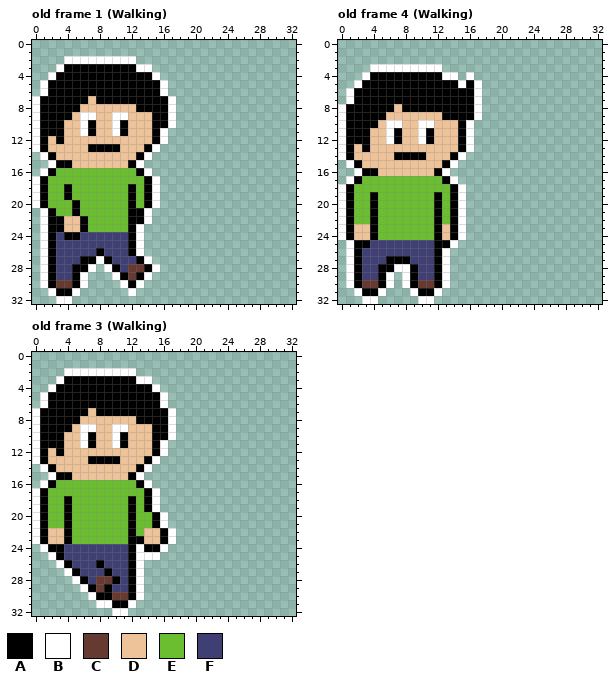
Edited in one commit: pixel-art file (ExportedAssets/Art/New Character.aseprite). The first picture shows the starting point.
33x33 pixels, 16 frames. Shown: old frame 1 (Walking), old frame 4 (Walking), old frame 3 (Walking). The commit also changed other frames, which this record leaves out.
Visible layers, top first: "Mop", "Player".
Palette (. is transparent): A #000000  B #ffffff  C #663931  D #eec39a  E #6abe30  F #3f3f74
Pixels before, old frame 1 (Walking), first column x 0:
 2 ....BBBBBBBBB.....
 3 ...BAAAAAAAAABB...
 4 ..BAAAAAAAAAAAAB..
 5 .BAAAAAAAAAAAAAAB.
 6 .BAAAAAAAAAAAAAAB.
 7 BAAAAAADAAAAAAAAAB
 8 BAAAAADDDDDDDAAAAB
 9 BAAAADBBDDBBDDDAAB
10 BAAADDBADDBADDDAAB
11 BAAADDBADDBADDDAB.
12 BADADDDDDDDDDDDAB.
13 BADDDDDAAAADDDAB..
14 .BADDDDDDDDDDAB...
15 ..BAADDDDDDDAB....
16 .BAEEEEEEEEEEAB...
17 BAEEEEEEEEEEEEAB..
18 BAEEAEEEEEEEAEAB..
19 BAEEAEEEEEEEAEAB..
20 BAEEEAEEEEEEAEAB..
21 .BAEEAEEEEEEAAB...
22 .BAADDAEEEEEAAB...
23 .BAADDAEEEEEAB....
24 .BAFAAFFFFFFAB....
25 .BAFFFFFFFFFAB....
26 .BAFFFFFAFFFAB....
27 .BAFFFAABAFFFAB...
28 .BAFFAAB.BAFCCAB..
29 .BAFFAB...BACAB...
30 .BACCAB....BAB....
31 ..BAAB......B.....
32 ...BB.............
Pixels before, old frame 4 (Walking), first column x 0:
 3 ....BBBBBBBBB.....
 4 ...BAAAAAAAAABB.B.
 5 ..BAAAAAAAAAAAABAB
 6 .BAAAAAAAAAAAAAAAB
 7 .BAAAAAAAAAAAAAAAB
 8 BAAAAAADAAAAAAAAAB
 9 BAAAAADDDDDDDAAAAB
10 BAAAADBBDDBBDDDAB.
11 BAAADDBADDBADDDAB.
12 BAAADDBADDBADDDAB.
13 BADADDDDDDDDDDDAB.
14 BADDDDDAAAADDDAB..
15 .BADDDDDDDDDDAB...
16 ..BAADDDDDDDAB....
17 .BAEEEEEEEEEEAB...
18 BAEEEEEEEEEEEEAB..
19 BAEEAEEEEEEEAEAB..
20 BAEEAEEEEEEEAEAB..
21 BAEEAEEEEEEEAEAB..
22 BAEEAEEEEEEEAEAB..
23 BADDAEEEEEEEADAB..
24 BADDAEEEEEEEADAB..
25 .BAAFFFFFFFFAAB...
26 .BAFFFFFFFFFAB....
27 .BAFFFAAAFFFAB....
28 .BAFFAABBAFFAB....
29 .BAFFAB.BAFFAB....
30 .BACCAB.BACCAB....
31 ..BAAB...BAAB.....
32 ...BB.....BB......
Pixels before, old frame 3 (Walking), first column x 0:
 2 ....BBBBBBBBB.....
 3 ...BAAAAAAAAABB...
 4 ..BAAAAAAAAAAAAB..
 5 .BAAAAAAAAAAAAAAB.
 6 .BAAAAAAAAAAAAAAB.
 7 BAAAAAADAAAAAAAAAB
 8 BAAAAADDDDDDDAAAAB
 9 BAAAADBBDDBBDDDAAB
10 BAAADDBADDBADDDAAB
11 BAAADDBADDBADDDAB.
12 BADADDDDDDDDDDDAB.
13 BADDDDDAAAADDDAB..
14 .BADDDDDDDDDDAB...
15 ..BAADDDDDDDAB....
16 .BAEEEEEEEEEEAB...
17 BAEEEEEEEEEEEEAB..
18 BAEEAEEEEEEEAEAB..
19 BAEEAEEEEEEEAEAB..
20 BAEEAEEEEEEEAEEAB.
21 BAEEAEEEEEEEAEEAB.
22 BADDAEEEEEEEAEDDAB
23 BADDAEEEEEEEAADDAB
24 .BAAFFFFFFFFABAAB.
25 ..BAFFFFFFFFABBB..
26 ...BAFFFAFFFAB....
27 ....BAFFFAFFAB....
28 .....BAFCCAFAB....
29 ......BACAFFAB....
30 .......BAACCAB....
31 ........BBAAB.....
32 ..........BB......
The result:
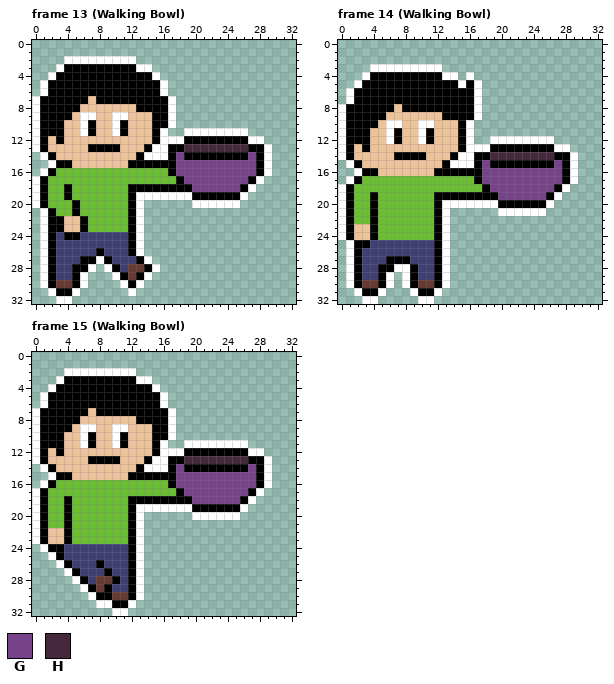
Colours new in this view: G #76428a  H #45283c
A new or re-ordered frame is compared with the old frame closest to it.
Log entry: Separate walking animations
Changes in this commit:
layer "Bowl" now shown
frames re-ordered
Changed rows in their new state; - is an unchanged pixel.
Frame 13 (Walking Bowl) against old frame 1 (Walking), layers "Bowl", "Player":
first column x 13:
11 ------BBBBBBBB---
12 ----BBAAAAAAAABB-
13 ---BAAHHHHHHHHAAB
14 --BBAGAAAAAAAAGAB
15 AAAAAGGGGGGGGGGAB
16 EEEEAGGGGGGGGGGAB
17 -EEEEAGGGGGGGGAB-
18 A-AAAAAGGGGGGAB--
19 BB-BBBBAAAAAAB---
20 B..----BBBBBB----
21 B.---------------
22 B.---------------
Frame 14 (Walking Bowl) against old frame 4 (Walking), layers "Bowl", "Player":
first column x 13:
12 ------BBBBBBBB---
13 ----BBAAAAAAAABB-
14 ---BAAHHHHHHHHAAB
15 --BBAGAAAAAAAAGAB
16 AAAAAGGGGGGGGGGAB
17 EEEEAGGGGGGGGGGAB
18 -EEEEAGGGGGGGGAB-
19 A-AAAAAGGGGGGAB--
20 BB-BBBBAAAAAAB---
21 B..----BBBBBB----
22 B..--------------
23 B..--------------
24 B..--------------
25 B.---------------
Frame 15 (Walking Bowl) against old frame 3 (Walking), layers "Bowl", "Player":
first column x 13:
11 ------BBBBBBBB---
12 ----BBAAAAAAAABB-
13 ---BAAHHHHHHHHAAB
14 --BBAGAAAAAAAAGAB
15 AAAAAGGGGGGGGGGAB
16 EEEEAGGGGGGGGGGAB
17 -EEEEAGGGGGGGGAB-
18 A-AAAAAGGGGGGAB--
19 BB-BBBBAAAAAAB---
20 B...---BBBBBB----
21 B...-------------
22 B....------------
23 B....------------
24 -...-------------
25 -..--------------
